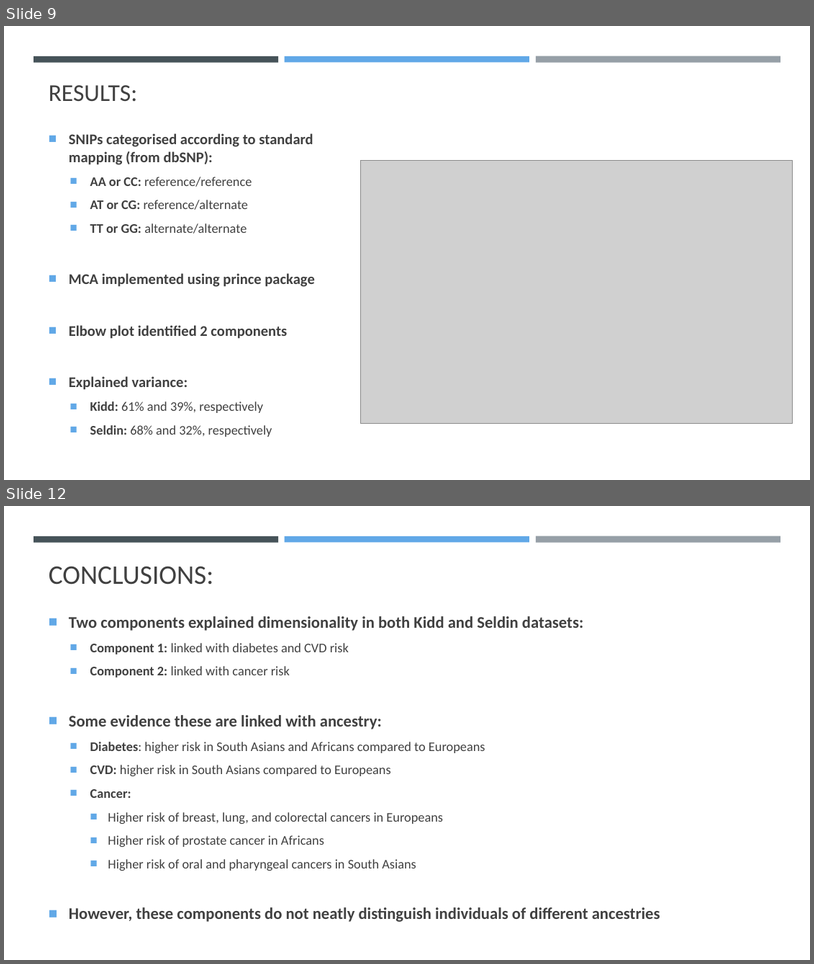
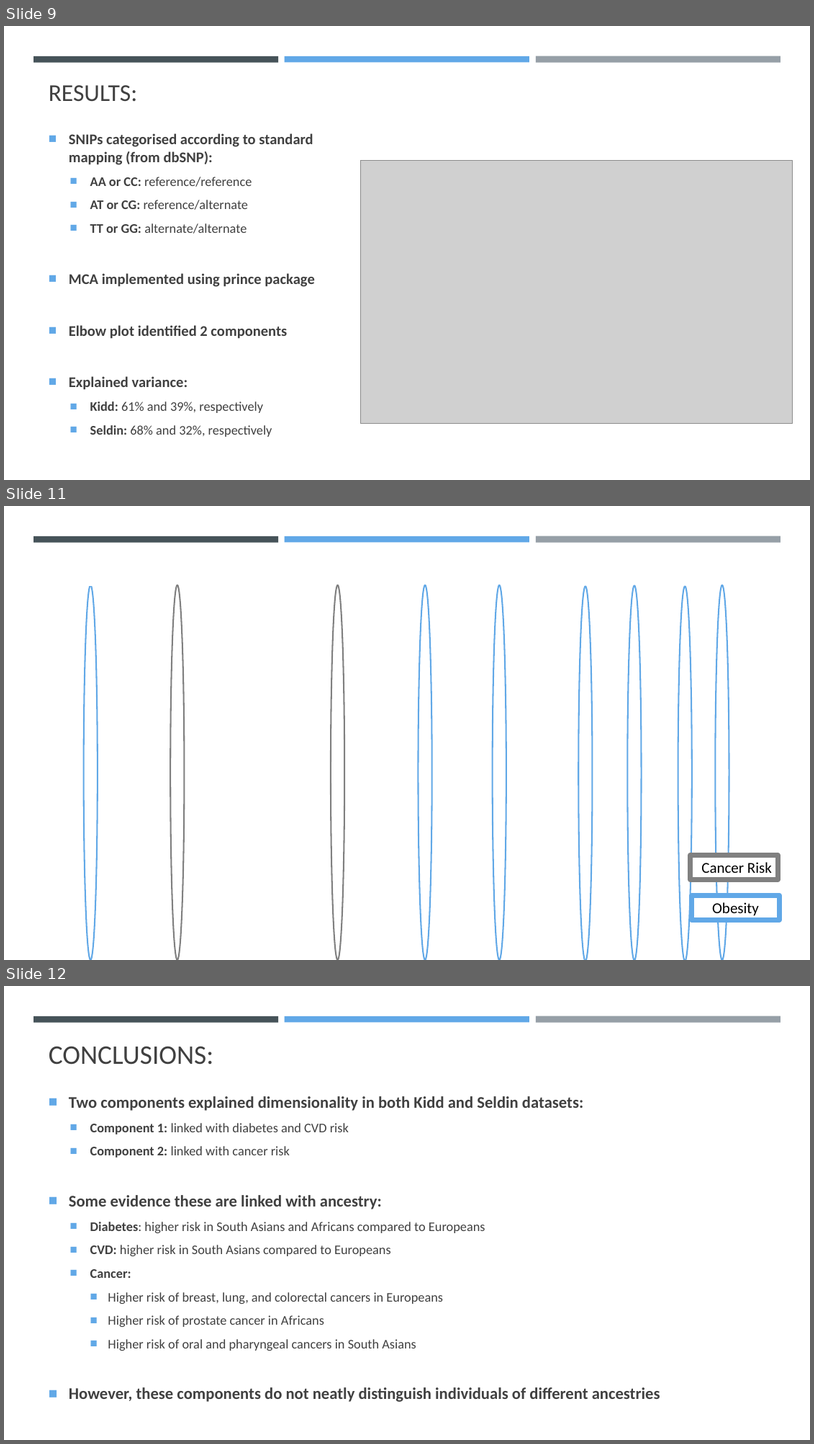
Before and after one commit to K-G-Witt/project4-team1, a slide deck: 1000genomes_Presentation.pptx. Shown one above the other, each under a label of ours: slides 9 and 12 before the commit, slides 9, 11 and 12 after it; the slides between them are not shown. The pictures are 814x964 and 814x1444 pixels, drawn with LibreOffice and Linux fonts; fonts in the diff are those of the drawing; grey boxes stand for pictures; background and template pictures are left out. Boxes give left, top, right and bottom in pixels: in the first picture for what was removed or moved away, otherwise in the second. Text is boxed around its words. In the diff, an @@ line names an element or a change of style, - is before the commit and + after.

```diff
--- a/1000genomes_Presentation.pptx
+++ b/1000genomes_Presentation.pptx
@@ slide 11 added at (4,506,810,960), background picture (left out); not listed: 3 template elements that a slide beside it also shows @@
@@ rectangle added at (13,565,110,585), fill #FFFFFF, outline #FFFFFF 1.75 pt @@
@@ rectangle added at (8,590,110,602), fill #FFFFFF, outline #FFFFFF 1.75 pt @@
@@ ellipse added at (84,585,98,960), outline #61A8E7 1.75 pt @@
@@ ellipse added at (170,585,184,960), outline #808080 1.75 pt @@
@@ ellipse added at (331,585,345,960), outline #808080 1.75 pt @@
@@ ellipse added at (419,585,432,960), outline #61A8E7 1.75 pt @@
@@ ellipse added at (493,585,507,960), outline #61A8E7 1.75 pt @@
@@ ellipse added at (579,587,593,960), outline #61A8E7 1.75 pt @@
@@ ellipse added at (628,585,642,960), outline #61A8E7 1.75 pt @@
@@ ellipse added at (679,587,692,960), outline #61A8E7 1.75 pt @@
@@ ellipse added at (716,585,730,960), outline #61A8E7 1.75 pt @@
@@ rectangle added at (691,855,778,879), fill #FFFFFF, outline #808080 6 pt, 18 pt, text #000000 @@
+Cancer Risk
@@ rectangle added at (692,895,780,919), fill #FFFFFF, outline #61A8E7 6 pt, 18 pt, text #000000 @@
+Obesity
```
Also in this commit, not shown: 1 other slide added, 2 slides removed.
